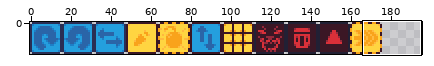
One commit to this sprite sheet: assets/images/actions/rotate.png. Above: a wide view before the commit, with the close-up outlined.
Close-up. The starting point:
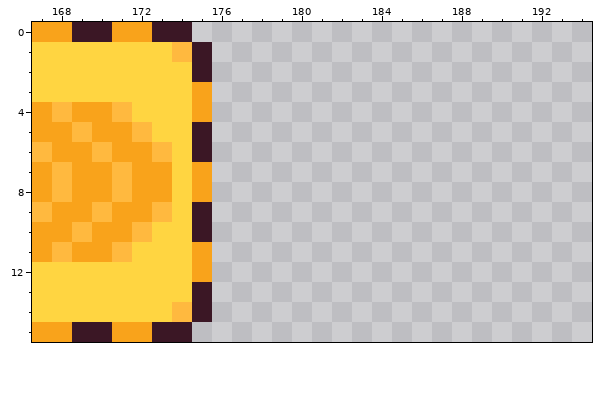
The file is 211x16 pixels. Shown: x 167..194, y 0..15. The wide view leaves out empty margins.
After the commit:
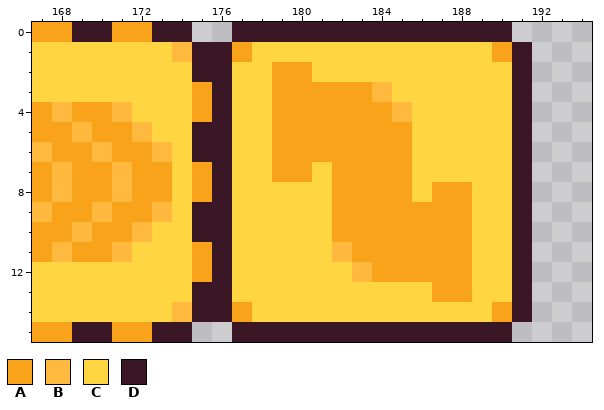
Palette (. is transparent): A #f9a31b  B #ffb93f  C #ffd541  D #3b1725
Edits made:
y 0: x 177..190 .............. -> DDDDDDDDDDDDDD
y 1: x 176..191 ................ -> DACCCCCCCCCCCCAD
y 2: x 176..191 ................ -> DCCAACCCCCCCCCCD
y 3: x 176..191 ................ -> DCCAAAAABCCCCCCD
y 4: x 176..191 ................ -> DCCAAAAAABCCCCCD
y 5..6: x 176..191 ................ -> DCCAAAAAAACCCCCD
y 7: x 176..191 ................ -> DCCAACAAAACCCCCD
y 8: x 176..191 ................ -> DCCCCCAAAACAACCD
y 9..10: x 176..191 ................ -> DCCCCCAAAAAAACCD
y 11: x 176..191 ................ -> DCCCCCBAAAAAACCD
y 12: x 176..191 ................ -> DCCCCCCBAAAAACCD
y 13: x 176..191 ................ -> DCCCCCCCCCCAACCD
y 14: x 176..191 ................ -> DACCCCCCCCCCCCAD
y 15: x 177..190 .............. -> DDDDDDDDDDDDDD
